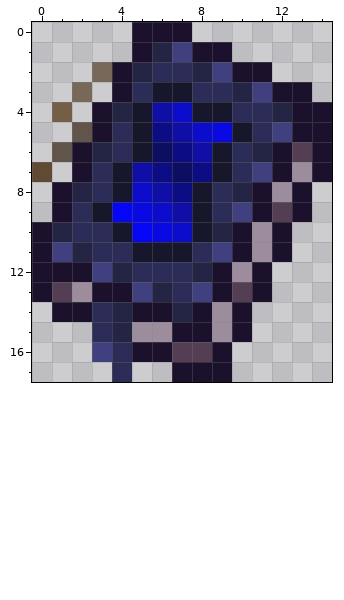
Two states of a pixel-art sprite, FatalError.png. Above: the version before the commit.
The file is 30x36 pixels, drawn in blocks of 2x2; one block is one cell here.
The result:
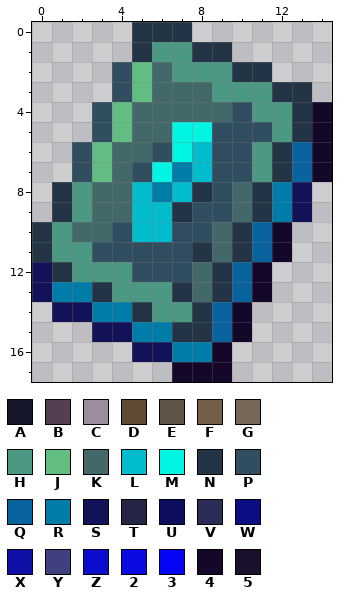
Palette (. is transparent): A #17172b  B #543e54  C #9c8c9c  D #614a33  E #615549  F #755e46  G #786858  H #4b9883  J #61bd81  K #426869  L #00bccc  M #00f5e2  N #243447  P #314e61  Q #08639e  R #007ca9  S #131157  T #242445  U #0e0e61  V #2c2c59  W #0c0c85  X #0f0fa8  Y #404080  Z #0c0ccc  2 #0909e3  3 #0505f7  4 #140729  5 #1b112c
Diff:
Changed rows in their new state; - is an unchanged pixel.
first column x 0:
 0 -----NNN-------
 1 -----NHHNN-----
 2 ---.PJKHHHNN---
 3 --.-PJKKKHHHNN-
 4 -.-PJKKKKKPHHN4
 5 --.PJKKMMPPPHN4
 6 -.PJKKPMLPPHNQ4
 7 .-PJKPMRLPPHNQ4
 8 -NHKKLRLNPKNRS-
 9 -NHKKLLNPPKNRS-
10 NHKKPLLPPKNQ4--
11 NHHPPPPPNKNQ4--
12 SNHHHPPPKNQ4---
13 SRRNHHHNKNQ4---
14 -SSRRNHHNQ4----
15 ---SSRRNNQ4----
16 ---..SSRR4-----
17 ----.--444-----
Pixel boxes of the changes (left, top, right, bottom) in both pictures:
changed: (32, 22, 332, 382)
